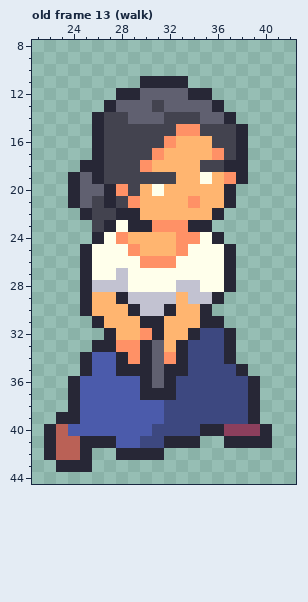
Pixel-art file -- ASSETS_AND_ASSEPRITE_FILES/Characters/Ling.aseprite. Above is the file before it was changed.
64x64 pixels, 30 frames. Shown: old frame 13 (walk): x 21..42, y 8..44. The commit also changed other frames, which this record leaves out.
The same view after the edit:
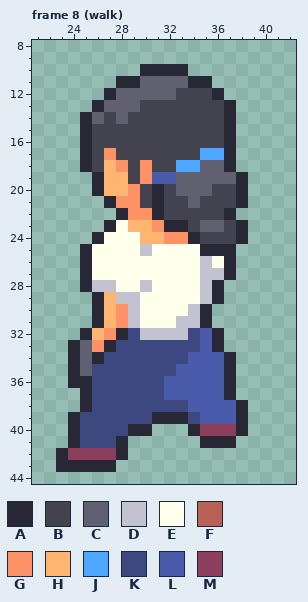
Palette (. is transparent): A #272736  B #43434f  C #606070  D #c2c2d1  E #ffffeb  F #ba6156  G #ff9166  H #ffb570  J #4da6ff  K #3d4880  L #4b5bab  M #8c3f5d
The exact change:
frames 30 -> 28
layer "FRONT-RIGHT" now hidden
layer "BACK-LEFT" now shown
Changed rows in their new state; - is an unchanged pixel.
Frame 8 (walk) against old frame 13 (walk):
first column x 22:
10 --------AAAA-------
11 ------AACCCCAA-----
12 -----ACC---BBBA----
13 ----AC--B-BBBBBA---
14 ---AC-CBBB---BB----
15 ---AB------BB--A.--
16 ---AB-----BBBB-A.--
17 ---ABG---BBBBJJA.--
18 ----BHG--BBJJCC-.--
19 --..-HH-GLLCCCCC---
20 --..AHHGBABCCCBBA--
21 --...-G-BABBCBBBA--
22 ---...-GGABBBBBA---
23 ----.--HH-AABCCBA--
24 ------EE--G-ABBBA--
25 -------EDEEE-AA----
26 --------EEE--D-----
27 ------E------DD----
28 ------E-D--EEDA.---
29 ---.A-D-EEEEE------
30 ---.A-GDEEEED------
31 ------GDEEEDD-.----
32 ---AHGAKDDDDKLA.---
33 --ACG-KKKKKK-LA.---
34 --ACAKKKKKKKLLL----
35 --ACKKKKKKKLLLLA.--
36 ---AKKKKKKLLLLLA..-
37 --.AKKKKKKLLLLLA..-
38 --.AKKKKKK--LLLLA.-
39 -.-KKKKKKAAA-LLLA.-
40 ..AKKKKAA...AMM-A..
41 ..AKKKA......AA-...
42 .AMMMM-...---------
43 ----AA-------------
Boxes around the changes in both pictures, in picture pixels (x1, y1, x2, y2):
changed: (44, 64, 272, 472)
